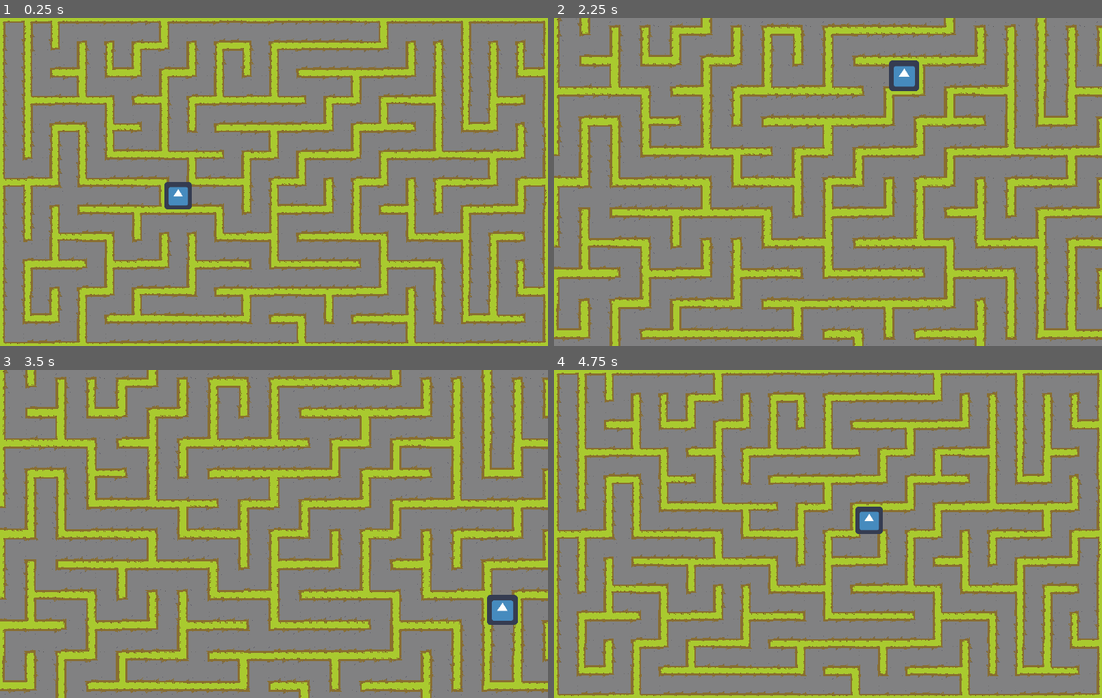
Above: before the commit, frames 1-4 (two rows, left to right).
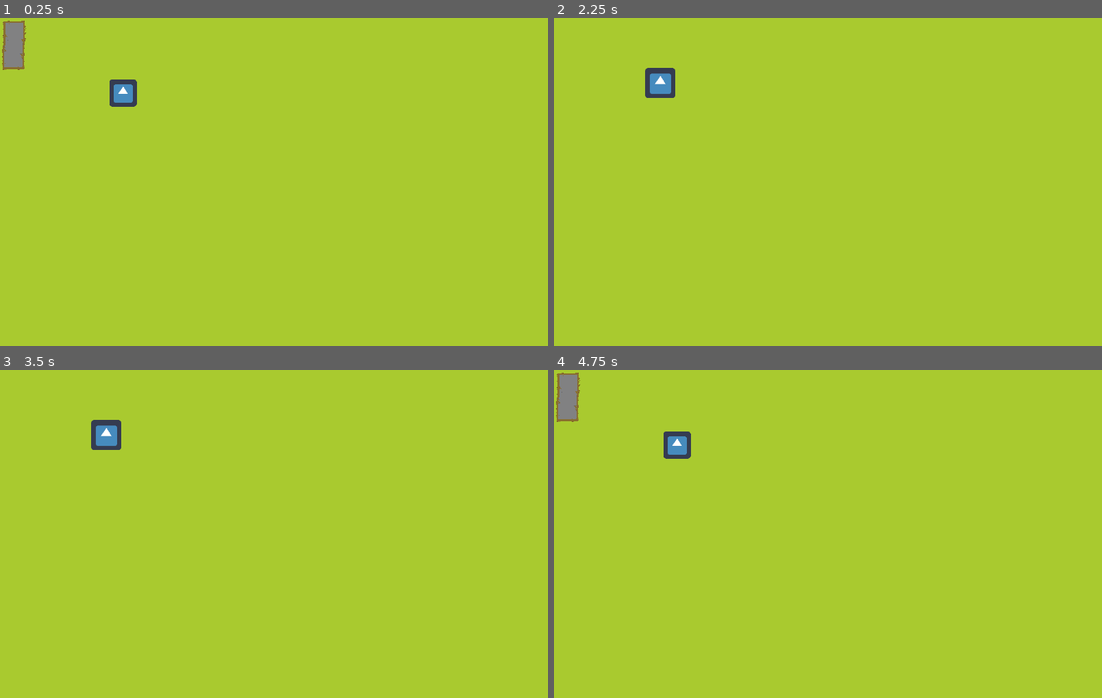
Above: after the commit, the same moments.

Repository: Yemm-Ps1/VideoGam
Game: Godot game, scene res://Maze.tscn
Same seed, same stepped clock (60 frames per second), same inputs: the game is played once before the commit and once after it. The engine's default icon, where the game draws it, is replaced by a stand-in: a white triangle on a blue panel in a dark square.
Inputs (mouse positions are in pixels of both pictures, inside the frame that each line leads up to):
- Up to frame 1 (0.25 s): no input
- Up to frame 2 (2.25 s): tap Enter (ui_accept) at 0.5, 0.77 s; move the mouse to (948, 165) at 0.52 s; hold Right (ui_right) 0.53-1.25 s; hold Ctrl (modifier) 0.53-1.25 s; click (948, 165) at 0.67 s; drag from (718, 198) to (707, 57) at 1.27 s; move the mouse to (882, 109) at 2.02 s; hold Right (ui_right) from 2.03 s (still down); tap Mouse wheel up (scroll_up) at 2.1 s
- Up to frame 3 (3.5 s): release Right (ui_right) at 2.75 s; drag from (246, 599) to (109, 484) at 2.77 s
- Up to frame 4 (4.75 s): move the mouse to (992, 583) at 3.52 s; hold Left (ui_left) 3.53-4.25 s; tap Mouse wheel down (scroll_down) at 3.6 s; tap Enter (ui_accept) at 3.77 s; drag from (663, 484) to (762, 573) at 4.27 s

The runs differ from the first frame. In frame 1, 78% of the frame differs, in the area x 0-100%, y 0-100%; in frame 2, 79%; in frame 3, 79%; in frame 4, 78%.
Error after the commit: Invalid get index 'tree' (on base: 'Node2D'). (res://Maze.gd:122)

Commit message:
Test integration folder added

Diff:
--- a/Maze.tscn
+++ b/Maze.tscn
@@ -1,12 +1,9 @@
-[gd_scene load_steps=6 format=2]
+[gd_scene load_steps=5 format=2]
 
 [ext_resource path="res://road_tiles.tres" type="TileSet" id=1]
 [ext_resource path="res://Maze.gd" type="Script" id=2]
 [ext_resource path="res://Player.gd" type="Script" id=3]
 [ext_resource path="res://icon.png" type="Texture" id=4]
-
-[sub_resource type="RectangleShape2D" id=1]
-extents = Vector2( 32, 32 )
 
 [node name="Maze" type="Node2D"]
 script = ExtResource( 2 )
@@ -20,7 +17,8 @@
 [node name="Camera2D" type="Camera2D" parent="."]
 current = true
 
-[node name="Player" type="Area2D" parent="."]
+[node name="Player" type="Node2D" parent="."]
+position = Vector2( 255.302, 143.556 )
 script = ExtResource( 3 )
 __meta__ = {
 "_edit_group_": true,
@@ -29,7 +27,5 @@
 
 [node name="icon" type="Sprite" parent="Player"]
 texture = ExtResource( 4 )
-
-[node name="CollisionShape2D" type="CollisionShape2D" parent="Player"]
-shape = SubResource( 1 )
-[connection signal="continue_signal" from="." to="Player" method="_on_Maze_continue_signal"]
+centered = false
+[connection signal="continue_signal" from="." to="Player" method="continue_signal"]
Renamed: TreeBuilder.tscn -> TestRunnerScene.tscn
Not shown, added: test/intergration/read_me.txt
